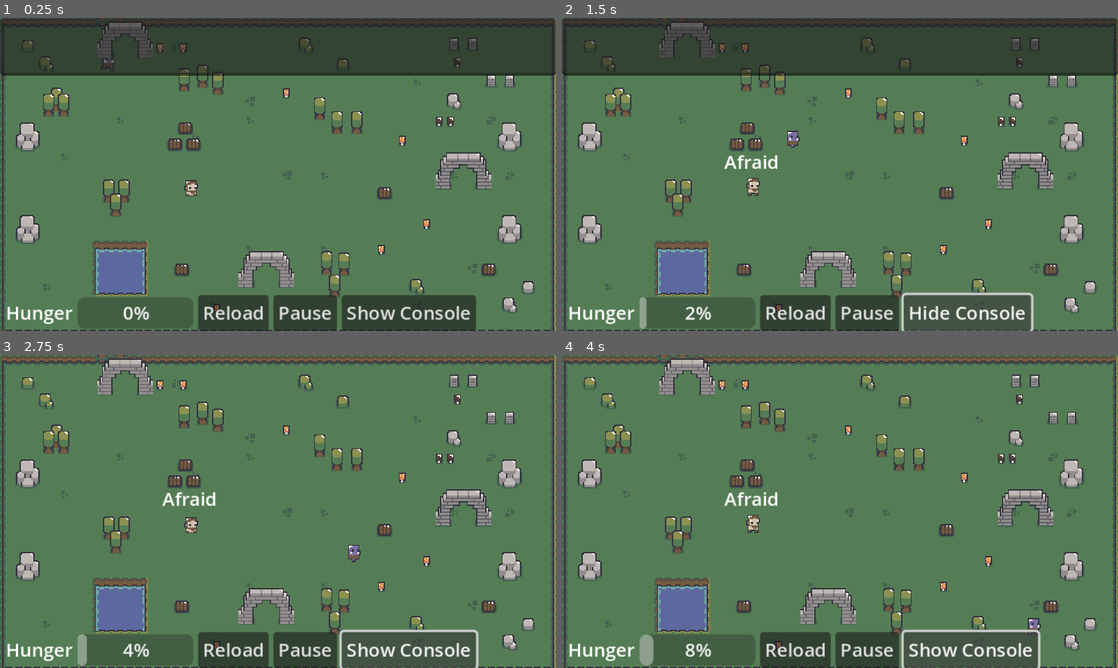
Above: before the commit, frames 1-4 (two rows, left to right).
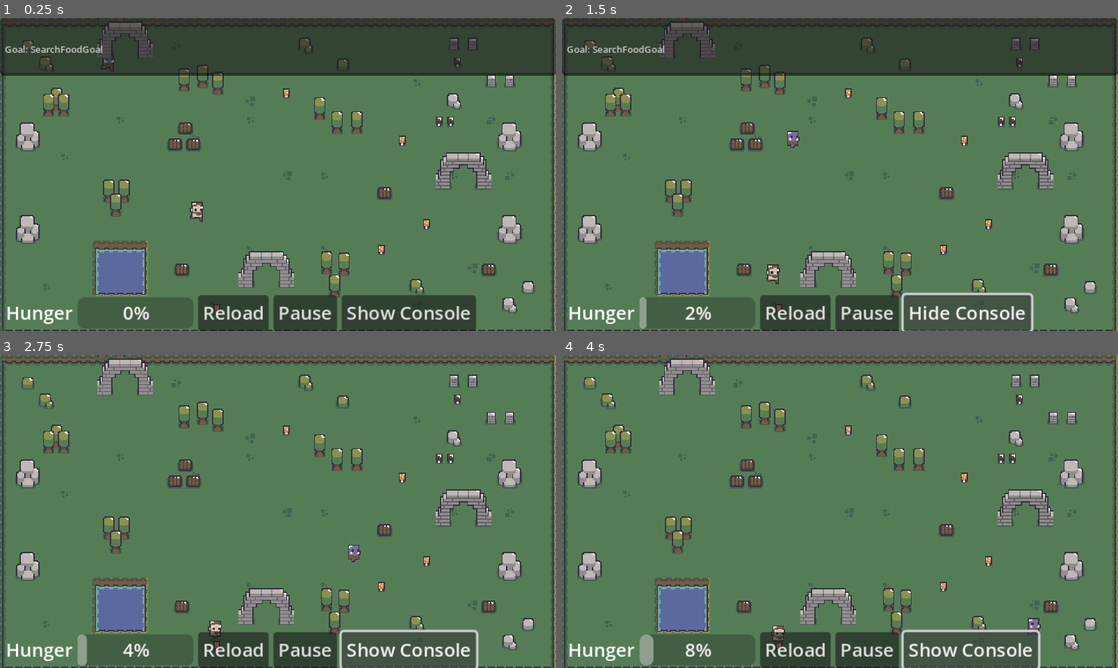
Above: after the commit, the same moments.

Repository: scagliolaluca/Godot2DGoalOrientedActionPlanning
Game: Godot game, scene res://scenes/main.tscn
Same seed, same stepped clock (60 frames per second), same inputs: the game is played once before the commit and once after it.
Inputs:
- Up to frame 1 (0.25 s): no input
- Up to frame 2 (1.5 s): click "Show Console" at 0.5 s; click "Show Console" at 1.25 s
- Up to frame 3 (2.75 s): click "Hide Console" at 2 s
- Up to frame 4 (4 s): click "Show Console" at 2.75 s; click "Hide Console" at 3.5 s

The runs differ from the first frame. In frame 1, 0.5% of the frame differs, in the area x 0-37%, y 8-66%; in frame 2, 0.7%, in the area x 0-40%, y 8-86%; in frame 3, 0.5%; in frame 4, 0.5%.

Commit message:
Tested workflow of Agent and Goals+Actions, and fixed Bugs

Diff:
--- a/goap/action_planner.gd
+++ b/goap/action_planner.gd
@@ -24,7 +24,8 @@
 	print("Goal: %s" % goal.get_clazz())
 	WorldState.console_message("Goal: %s" % goal.get_clazz())
 	# TODO: fill with logic
-	return []
+	return [_actions[2], _actions[1]]
+
 
 
 #
@@ -36,6 +37,7 @@
 	return []
 
 
+
 #
 # Compares plans' costs.
 # Returns actions included in the cheapest plan.
@@ -43,6 +45,7 @@
 func _get_cheapest_plan(plans):
 	# TODO: fill with logic
 	return []
+
 
 
 #
@@ -64,6 +67,7 @@
 	# TODO: fill with logic
 	return false
 
+
 #
 # Transforms graph with actions into list of actions and calculates
 # the cost by summing actions' cost
@@ -75,6 +79,7 @@
 	return []
 
 
+
 #
 # Prints plan. Used for Debugging only.
 #
--- a/goap/actions/collect_mushroom.gd
+++ b/goap/actions/collect_mushroom.gd
@@ -20,30 +20,29 @@
 	return {}
 
 func get_effects() -> Dictionary:
-	return {"has_food": 1}
+	var food_state = WorldState.get_state("has_food")
+	food_state = food_state + 1
+	return {"has_food": food_state}
 
 func perform(_actor, delta):
 
-    #get position of nearest mushroom
-	var mushrooms = get_tree().get_nodese_in_group("mushroom")
-	var nearest_mushroom = null
-	var nearest_distance = 9999999
-	for mushroom in mushrooms:
-		var distance = _actor.get_position().distance_to(mushroom.get_postition())
-		if distance < nearest_distance:
-			nearest_mushroom = mushroom
-			nearest_distance = distance
+	#get position of nearest mushroom
+	var nearest_mushroom = WorldState.get_closest_element("food", _actor)
 
 	if nearest_mushroom != null:
-		_target_mushroom = nearest_mushroom
+		var moveDirection = nearest_mushroom.position - _actor.position
 
-    #move to nearest mushroom and collect it
-		#Does this actually work??
-		_actor.move_to(_target_mushroom, delta) #move to nearest mushroom, then collect it
+		#move to nearest mushroom and collect it
+		if _actor.position.distance_to(nearest_mushroom.position) > 1:
+			_actor.move_to(moveDirection, delta) #move to nearest mushroom, then collect it
+			return false
 
-		#update has_food WorldState
+		#update has_food WorldState when NPC is arrived
 		var food_state = WorldState.get_state("has_food")
-		food_state = food_state + 1
-		WorldState.set_state("has_food", food_state)
+		if food_state:
+			food_state = food_state + 1
+			WorldState.set_state("has_food", food_state)
+		else:
+			WorldState.set_state("has_food", 1)
 
 		return true
--- a/goap/actions/eat.gd
+++ b/goap/actions/eat.gd
@@ -12,7 +12,11 @@
 
 #Check if NPC is near Mushroom/has Mushroom in its hands
 func is_valid() -> bool:
-	return WorldState.get_state("has_food")
+	var food_state = WorldState.get_state("has_food")
+	if not food_state: # same as: food_state == null or food_state == 0:
+		WorldState.set_state("has_food", 0)
+		return false
+	return true
 
 #Eating is basic need, so no cost for that
 func get_cost(_blackboard) -> int:
@@ -20,6 +24,9 @@
 
 #Check preconditions for eating-action
 func get_preconditions() -> Dictionary:
+	var food_state = WorldState.get_state("has_food")
+	if food_state == null:
+		WorldState.set_state("has_food", 0)
 	return {"has_food": WorldState.get_state("has_food")}
 
 #Eating food restores hunger, and consumes food
@@ -34,6 +41,8 @@
 	var mushroom_script = load("res://scenes//Mushroom.gd")
 	var mushroom_instance = mushroom_script.new()
 	hunger_state = hunger_state - mushroom_instance.nutrition #somhow need to get the nutrition lvl of the mushroom
+	if hunger_state <= 0:
+		hunger_state = 0
 	WorldState.set_state("hunger", hunger_state)
 
 	#update has_food WorldState
--- a/goap/agent.gd
+++ b/goap/agent.gd
@@ -27,7 +27,20 @@
 #
 func _process(delta):
 	# TODO: fill with logic
+	#return
+
+	var blackboard = {} # TODO: Fill with information
+
+	var bestGoal = _get_best_goal()
+	if bestGoal != _current_goal:
+		_current_plan = Goap.get_action_planner().get_plan(bestGoal, blackboard)
+		_current_plan_step = 0
+		_current_goal = bestGoal
+
+	_follow_plan(_current_plan, delta)
+
 	return
+
 
 
 func init(actor, goals: Array):
@@ -40,7 +53,15 @@
 #
 func _get_best_goal():
 	# TODO: fill with logic
-	return
+	#return
+
+	var bestGoal = null
+	for goal in _goals:
+		if goal.is_valid and (bestGoal == null or bestGoal.priority() < goal.priority()):
+			bestGoal = goal
+
+	return bestGoal
+
 
 
 #
@@ -56,4 +77,21 @@
 #
 func _follow_plan(plan, delta):
 	# TODO: fill with logic
+	#return
+
+	if plan.is_empty() or plan.size() <= _current_plan_step:
+		return
+
+	var current_action = plan[_current_plan_step]
+
+	# if a step of the plan is invalid, trigger a re-computation of the plan
+	if not current_action.is_valid():
+		_current_goal = null
+		return
+
+	var finished = current_action.perform(_actor, delta)
+
+	if finished:
+		_current_plan_step += 1
+
 	return
--- a/goap/goals/full.gd
+++ b/goap/goals/full.gd
@@ -6,19 +6,22 @@
 
 #only valid when NPC is hungry
 func is_valid() -> bool:
-    if WorldState.get_state("hunger"):
-        return true
-    else:
-        return false
+	if WorldState.get_state("hunger"):
+		return true
+	else:
+		return false
 
 #set prioritys for eating, depending on how hungry the NPC is
 func priority() -> int:
-    var _hunger = WorldState.get_state("hunger", 0)
-    if _hunger <= 30:
-        return 1
-    elif _hunger <= 60:
-        return 5
-    elif _hunger > 80:
-        return 100
-    else:
-        return 20
+	var _hunger = WorldState.get_state("hunger", 0)
+	if _hunger <= 30:
+		return 1
+	elif _hunger <= 60:
+		return 10
+	elif _hunger > 80:
+		return 100
+	else:
+		return 20
+
+func get_desired_state() -> Dictionary:
+	return {"hunger": 0}
--- a/goap/goals/relax.gd
+++ b/goap/goals/relax.gd
@@ -11,4 +11,4 @@
 
 # relax has lower priority compared to other goals
 func priority() -> int:
-	return 0
+	return 1
--- a/goap/goals/search_food.gd
+++ b/goap/goals/search_food.gd
@@ -1,4 +1,4 @@
-extends Node
+extends GoapGoal
 
 class_name SearchFoodGoal
 
@@ -6,16 +6,21 @@
 
 #always valid
 func is_valid() -> bool:
-    return true
+	return true
 
 #set prioritys for searchFood, depending on how much food the NPC has already collected
 func priority() -> int:
-    var food_state = WorldState.get_state("has_food")
-    if food_state == 0: #couldn't recover any food if needed
-        return 100
-    if food_state == 1: #already could recover 20 food
-        return 60
-    if food_state == 2: #already could recover 60 food
-        return 20
-    if food_state > 2:
-        return 5
+	var food_state = WorldState.get_state("has_food")
+	if not food_state: #same as: if food == 0 or food == none: #couldn't recover any food if needed
+		return 100
+	elif food_state == 1: #already could recover 20 food
+		return 60
+	elif food_state == 2: #already could recover 60 food
+		return 20
+	else: # food_state > 2
+		return 5
+
+func get_desired_state() -> Dictionary:
+	var food_state = WorldState.get_state("has_food")
+	food_state = food_state + 1
+	return{"has_food": food_state}
--- a/scenes/main.tscn
+++ b/scenes/main.tscn
@@ -4356,9 +4356,11 @@
 position = Vector2(422, 217)
 
 [node name="mushroom" parent="." instance=ExtResource("7")]
+visible = false
 position = Vector2(138, 26)
 
 [node name="mushroom2" parent="." instance=ExtResource("7")]
+visible = false
 position = Vector2(158, 26)
 
 [node name="mushroom3" parent="." instance=ExtResource("7")]
--- a/scenes/satyr.gd
+++ b/scenes/satyr.gd
@@ -18,7 +18,8 @@
 	var agent = GoapAgent.new()
 	agent.init(self, [
 		RelaxGoal.new(),
-		FullGoal.new()
+		FullGoal.new(),
+		SearchFoodGoal.new()
 	])
 
 	add_child(agent)
@@ -48,7 +49,7 @@
 		turn_left()
 
   # warning-ignore:return_value_discarded
-	move_and_collide(direction * delta * 100)
+	move_and_collide(direction * delta * 1)
 
 
 
